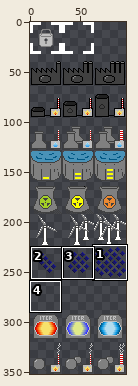
Two states of a sprite sheet, web_src/assets/sprites/factories/factories.png. Above: a wide view before the commit, with the close-up outlined.
Close-up. Old version:
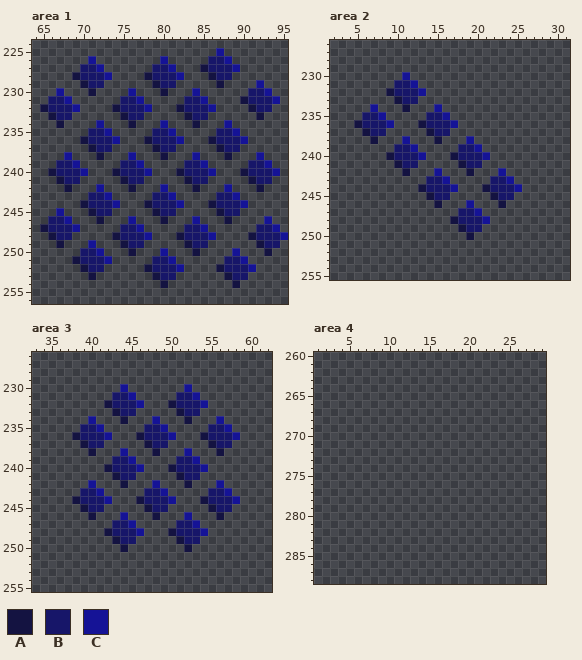
The file is 96x352 pixels. Colours within 5 levels of each other are drawn and written as one. Shown: area 1: x 64..95, y 224..256; area 2: x 2..31, y 226..255; area 3: x 33..62, y 226..255; area 4: x 1..29, y 260..288. The commit also changed other parts of the picture, which this record leaves out.
Palette (. is transparent): A #141341  B #171669  C #151396
Pixels before, area 1, first column x 65:
225 ......................C........
226 ......C........C.....BBC.......
227 .....BBC......BBC...ABBBC......
228 ....ABBBC....ABBBC...ABB.......
229 .....ABB......ABB.....A....C...
230 ..C...A....C...A...C......BBC..
231 .BBC......BBC.....BBC....ABBBC.
232 ABBBC....ABBBC...ABBBC....ABB..
233 .ABB......ABB.....ABB......A...
234 ..A....C...A...C...A...C.......
235 ......BBC.....BBC.....BBC......
236 .....ABBBC...ABBBC...ABBBC.....
237 ......ABB.....ABB.....ABB......
238 ...C...A...C...A...C...A...C...
239 ..BBC.....BBC.....BBC.....BBC..
240 .ABBBC...ABBBC...ABBBC...ABBBC.
241 ..ABB.....ABB.....ABB.....ABB..
242 ...A...C...A...C...A...C...A...
243 ......BBC.....BBC.....BBC......
244 .....ABBBC...ABBBC...ABBBC.....
245 ..C...ABB.....ABB.....ABB......
246 .BBC...A...C...A...C...A....C..
247 ABBBC.....BBC.....BBC......BBC.
248 .ABB.....ABBBC...ABBBC....ABBBC
249 ..A...C...ABB.....ABB......ABB.
250 .....BBC...A...C...A....C...A..
251 ....ABBBC.....BBC......BBC.....
252 .....ABB.....ABBBC....ABBBC....
253 ......A.......ABB......ABB.....
254 ...............A........A......
Pixels before, area 2, first column x 5:
230 ......C..............
231 .....BBC.............
232 ....ABBBC............
233 .....ABB.............
234 ..C...A...C..........
235 .BBC.....BBC.........
236 ABBBC...ABBBC........
237 .ABB.....ABB.........
238 ..A...C...A...C......
239 .....BBC.....BBC.....
240 ....ABBBC...ABBBC....
241 .....ABB.....ABB.....
242 ......A...C...A...C..
243 .........BBC.....BBC.
244 ........ABBBC...ABBBC
245 .........ABB.....ABB.
246 ..........A...C...A..
247 .............BBC.....
248 ............ABBBC....
249 .............ABB.....
250 ..............A......
Pixels before, area 3, first column x 38:
230 ......C.......C......
231 .....BBC.....BBC.....
232 ....ABBBC...ABBBC....
233 .....ABB.....ABB.....
234 ..C...A...C...A...C..
235 .BBC.....BBC.....BBC.
236 ABBBC...ABBBC...ABBBC
237 .ABB.....ABB.....ABB.
238 ..A...C...A...C...A..
239 .....BBC.....BBC.....
240 ....ABBBC...ABBBC....
241 .....ABB.....ABB.....
242 ..C...A...C...A...C..
243 .BBC.....BBC.....BBC.
244 ABBBC...ABBBC...ABBBC
245 .ABB.....ABB.....ABB.
246 ..A...C...A...C...A..
247 .....BBC.....BBC.....
248 ....ABBBC...ABBBC....
249 .....ABB.....ABB.....
250 ......A.......A......
And afterwards:
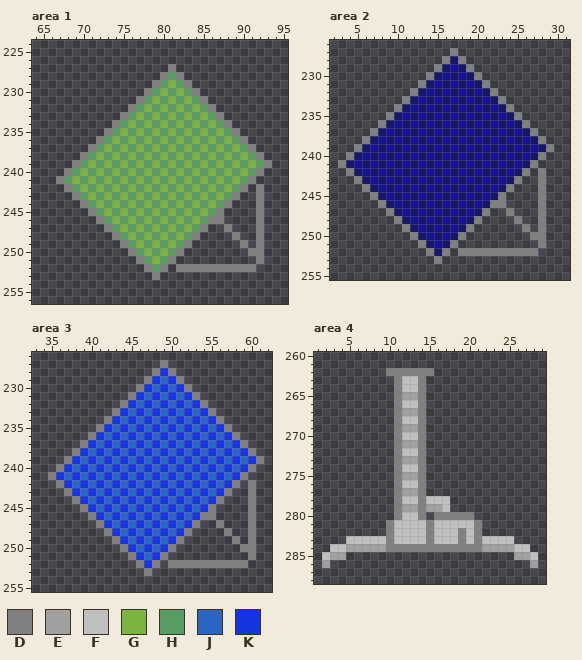
Colours new in this view: D #808080  E #a0a0a0  F #bfbfbf  G #7bb441  H #599c63  J #2c66c3  K #1634e1
Changes in this commit:
Changed rows in their new state; - is an unchanged pixel.
Area 1:
first column x 65:
225 ----------------------.--------
226 ------.--------.-----...-------
227 -----...------..D---.....------
228 ----.....----..DHD---...-------
229 -----...------DHGHD---.----.---
230 --.---.----.-DHGHGHD------...--
231 -...------..DHGHGHGHD----.....-
232 .....----..DHGHGHGHGHD----...--
233 -...------DHGHGHGHGHGHD----.---
234 --.----.-DHGHGHGHGHGHGHD-------
235 ------..DHGHGHGHGHGHGHGHD------
236 -----..DHGHGHGHGHGHGHGHGHD-----
237 ------DHGHGHGHGHGHGHGHGHGHD----
238 ---.-DHGHGHGHGHGHGHGHGHGHGHD---
239 --..DHGHGHGHGHGHGHGHGHGHGHGHD--
240 -..DHGHGHGHGHGHGHGHGHGHGHGHD..-
241 --DHGHGHGHGHGHGHGHGHGHGHGHD..--
242 ---DHGHGHGHGHGHGHGHGHGHGHD-D---
243 ----DHGHGHGHGHGHGHGHGHGHD--D---
244 -----DHGHGHGHGHGHGHGHGHD..-D---
245 --.---DHGHGHGHGHGHGHGHD..--D---
246 -...---DHGHGHGHGHGHGHDD.---D.--
247 .....---DHGHGHGHGHGHD--D---D..-
248 -...-----DHGHGHGHGHD..--D-.D...
249 --.---.---DHGHGHGHD..----D-D..-
250 -----...---DHGHGHD-.----.-DD.--
251 ----.....---DHGHD------...-D---
252 -----...-----DHD.DDDDDDDDDD----
253 ------.-------D..------...-----
254 ---------------.--------.------
Area 2:
first column x 3:
227 --------------D------------
228 -------------DBD-----------
229 ------------DBCBD----------
230 --------.--DBCBCBD---------
231 -------...DBCBCBCBD--------
232 ------...DBCBCBCBCBD-------
233 -------.D-CBCBCBCBCBD------
234 ----.--DBCBCBCBCBCBCBD-----
235 ---...DBCBC-CBCBCBCBCBD----
236 --...DBCBCBC-CBCBCBCBCBD---
237 ---.D-CBCBCBC-CBCBCBCBCBD--
238 ---DBCBCBCBCBCBCBCBCBCBCBD-
239 --DBCBC-CBCBCBC-CBCBCBCBCBD
240 -DBCBCBC-CBCBCBC-CBCBCBCBD-
241 DBCBCBCBC-CBCBCBC-CBCBCBD--
242 -DBCBCBCBCBCBCBCBCBCBCBD-D-
243 --DBCBCBCBC-CBCBCBC-CBD--D-
244 ---DBCBCBCBC-CBCBCBC-D.--D-
245 ----DBCBCBCBC-CBCBCBD.---D-
246 -----DBCBCBCBCBCBCBDD----D-
247 ------DBCBCBCBC-CBD--D---D-
248 -------DBCBCBCBC-D.---D--D-
249 --------DBCBCBCBD.-----D-D-
250 ---------DBCBCBD.-------DD-
251 ----------DBCBD----------D-
252 -----------DBD-DDDDDDDDDD--
253 ------------D--------------
Area 3:
first column x 35:
227 --------------D------------
228 -------------DKD-----------
229 ------------DKJKD----------
230 ---------.-DKJKJKD---------
231 --------..DKJKJKJKD--------
232 -------..DKJKJKJKJKD-------
233 --------DKJKJKJKJKJKD------
234 -----.-DKJKJKJKJKJKJKD-----
235 ----..DKJKJKJKJKJKJKJKD----
236 ---..DKJKJKJKJKJKJKJKJKD---
237 ----DKJKJKJKJKJKJKJKJKJKD--
238 ---DKJKJKJKJKJKJKJKJKJKJKD-
239 --DKJKJKJKJKJKJKJKJKJKJKJKD
240 -DKJKJKJKJKJKJKJKJKJKJKJKD-
241 DKJKJKJKJKJKJKJKJKJKJKJKD--
242 -DKJKJKJKJKJKJKJKJKJKJKD-D-
243 --DKJKJKJKJKJKJKJKJKJKD--D-
244 ---DKJKJKJKJKJKJKJKJKD..-D-
245 ----DKJKJKJKJKJKJKJKD..--D-
246 -----DKJKJKJKJKJKJKDD.---D-
247 ------DKJKJKJKJKJKD--D---D-
248 -------DKJKJKJKJKD..--D--D-
249 --------DKJKJKJKD..----D-D-
250 ---------DKJKJKD-.------DD-
251 ----------DKJKD----------D-
252 -----------DKD-DDDDDDDDDD--
253 ------------D--------------
Area 4:
first column x 2:
262 --------DDDDDD-------------
263 ---------DFFD--------------
264 ---------DFFD--------------
265 ---------DEED--------------
266 ---------DFFD--------------
267 ---------DEED--------------
268 ---------DFFD--------------
269 ---------DEED--------------
270 ---------DFFD--------------
271 ---------DEED--------------
272 ---------DFFD--------------
273 ---------DEED--------------
274 ---------DFFD--------------
275 ---------DEED--------------
276 ---------DFFD--------------
277 ---------DEED--------------
278 ---------DFFDFFF-----------
279 ---------DEEDEEF-----------
280 ---------DFFD-DDDDD--------
281 --------DFFFFDFFFFFD-------
282 --------DFFFFDFFFDFD-------
283 ---FFFFFDFFFFDFFFDFDFFFF---
284 -FFEEEEEDDDDDDDDDDDDEEEEFF-
285 FEE---------------------EEF
286 E-------------------------E
